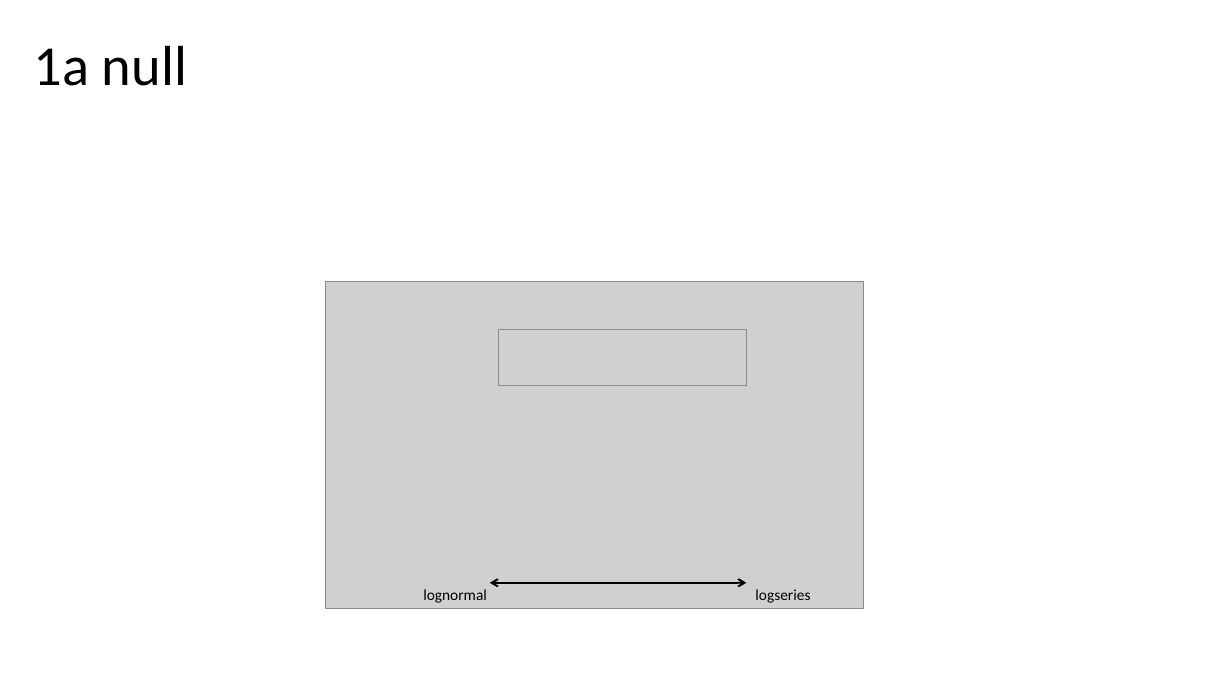
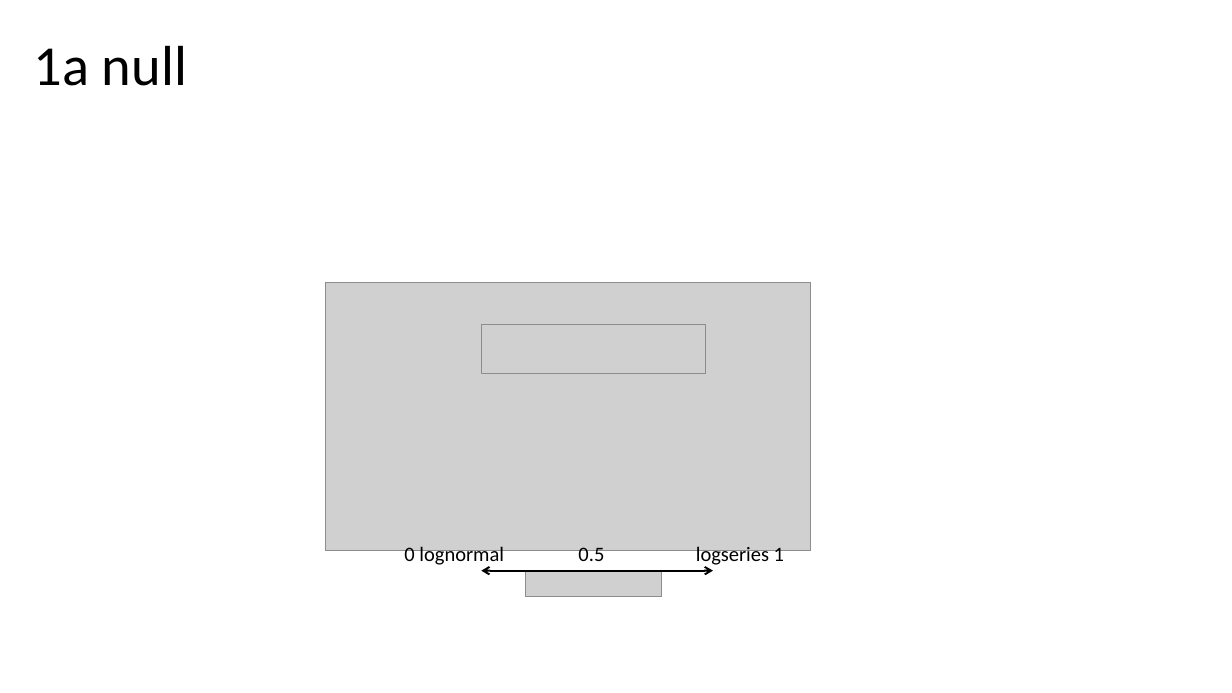
Before and after one commit to hurlbertlab/core-transient, a slide deck: slide 14 of output/plots/all_figs_with_legends.pptx. Drawn at 1232x693 pixels with LibreOffice and Linux fonts; fonts in the diff are those of the drawing; grey boxes stand for pictures. Boxes give left, top, right and bottom in pixels: in the first picture for what was removed or moved away, otherwise in the second. Text is boxed around its words. In the diff, an @@ line names an element or a change of style, - is before the commit and + after.

Commit message:
testing null mods

```diff
--- a/output/plots/all_figs_with_legends.pptx
+++ b/output/plots/all_figs_with_legends.pptx
@@ picture: place and size @@
-picture at (326,282,864,608)
+picture at (326,282,811,551)
@@ picture: place and size @@
-picture at (498,329,747,384)
+picture at (482,324,706,374)
@@ text at (404,546,504,567): text changed; size 12 to 16 pt @@
-lognormal
+0 lognormal
@@ text added at (578,547,604,561), 16 pt, text #000000 @@
+0.5
@@ text at (696,544,784,567): text changed; size 12 to 16 pt @@
-logseries
+logseries 1
@@ double arrow moved from (490, 583) - (747, 583) to (482, 571) - (714, 571) @@
@@ picture added at (526,570,662,597) @@
```
